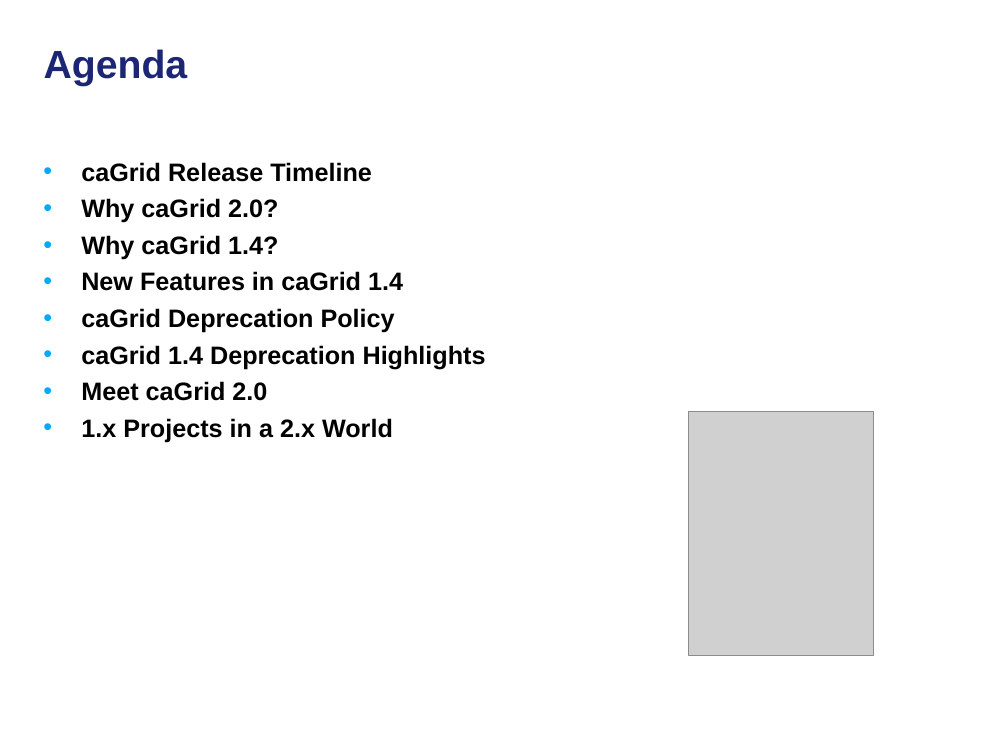
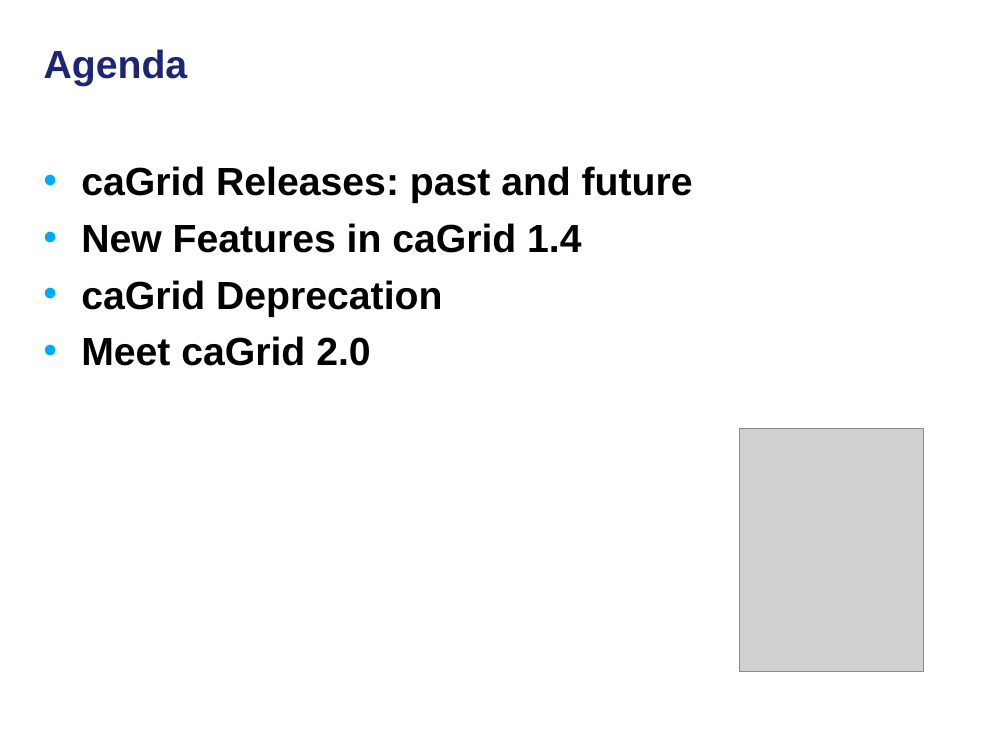
Before and after one commit to NCIP/cagrid-docs, a slide deck: slide 2 of general/presentations/200910_VCDE_ARCH/20091022_Arch_VCDE_caGrid_Future.ppt. Drawn at 1008x756 pixels with LibreOffice and Linux fonts; fonts in the diff are those of the drawing; grey boxes stand for pictures; background and template pictures are left out. Boxes give left, top, right and bottom in pixels: in the first picture for what was removed or moved away, otherwise in the second. Text is boxed around its words. In the diff, an @@ line names an element or a change of style, - is before the commit and + after.

```diff
--- a/general/presentations/200910_VCDE_ARCH/20091022_Arch_VCDE_caGrid_Future.ppt
+++ b/general/presentations/200910_VCDE_ARCH/20091022_Arch_VCDE_caGrid_Future.ppt
@@ text at box(81, 166, 693, 203): text changed; size 18 to 28 pt @@
-• caGrid Release Timeline
-• Why caGrid 2.0?
-• Why caGrid 1.4?
+• caGrid Releases: past and future
@@ text at box(81, 223, 581, 366): size 18 to 28 pt in "New Features in caGrid 1.4", "Meet caGrid 2.0"; more space between paragraphs @@
@@ text at box(81, 280, 442, 317): text changed; size 18 to 28 pt @@
-• caGrid Deprecation Policy
-• caGrid 1.4 Deprecation Highlights
+• caGrid Deprecation
@@ text at box(81, 418, 393, 442): paragraph removed @@
-• 1.x Projects in a 2.x World
@@ picture: place and size @@
-picture at box(688, 411, 873, 655)
+picture at box(739, 428, 923, 672)
```
Also in this commit, not shown: 8 other slides changed, 3 slides added, 11 slides removed.
